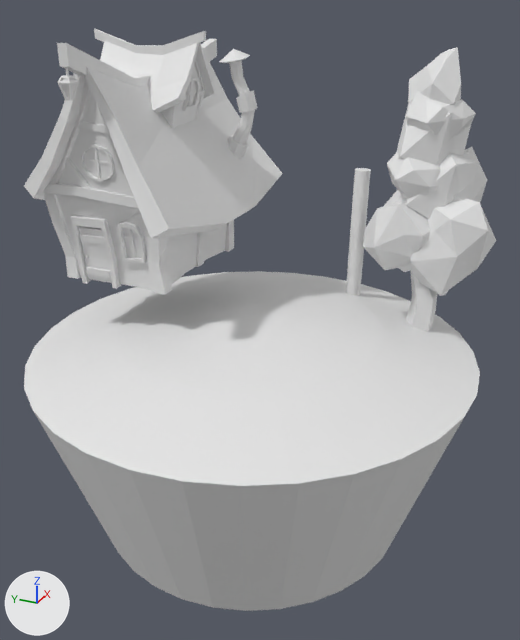
The Blender file low-poly-landscape.blend: old version first, new version second.
Rendered twice from a 50 mm camera at (-7.85, -3.64, 5.87) aimed at (-0.06, -0.14, 1.97). Lighting does not change. The marker at lower left points along +X, +Y and +Z.
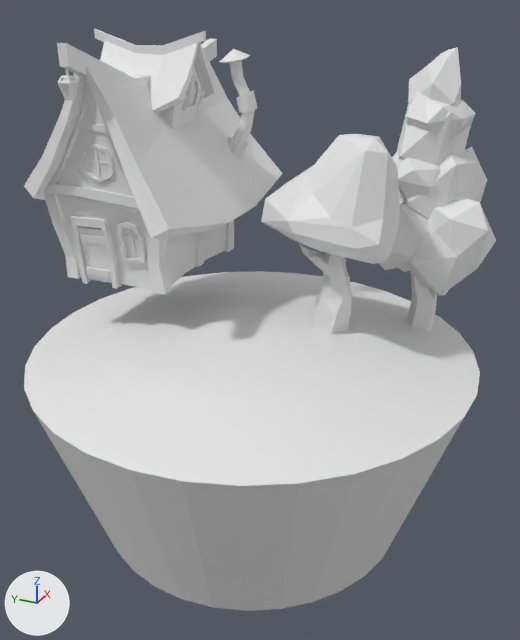
What changed in the scene script:
```text
Add me_icosphere_013:
    me_icosphere_013.from_pydata(...)  # 41 vertices, 76 faces; spans x -0.78..0.7, y -0.84..1.03, z -0.93..0.52
Change ob_cylinder_001:
    ob_cylinder_001.location: (1.85, -0.82, 2.6) -> (0.25, -0.99, 1.93)
    ob_cylinder_001.rotation_euler: (0.0121, 0.0231, -0.084) -> (0.118, 0.0276, -0.0397)  # degrees (0.7, 1.3, -4.8) -> degrees (6.8, 1.6, -2.3)
    ob_cylinder_001.scale: (0.109, 0.109, 1.0) -> (-0.234, -0.234, -0.234)
Add ob_icosphere_013:
    ob_icosphere_013 = bpy.data.objects.new('Icosphere.013', me_icosphere_013)
    ob_icosphere_013.location = (0.43, -0.97, 3.86)
```

Boxes (x1, y1, x2, y2) around the edits, measured in the pictures (520 x 640 px):
'Icosphere.013', added
    after: (261, 134, 401, 264)
'Cylinder.001', moved, turned, rescaled
    before: (346, 168, 371, 296)
    after: (299, 243, 352, 334)
